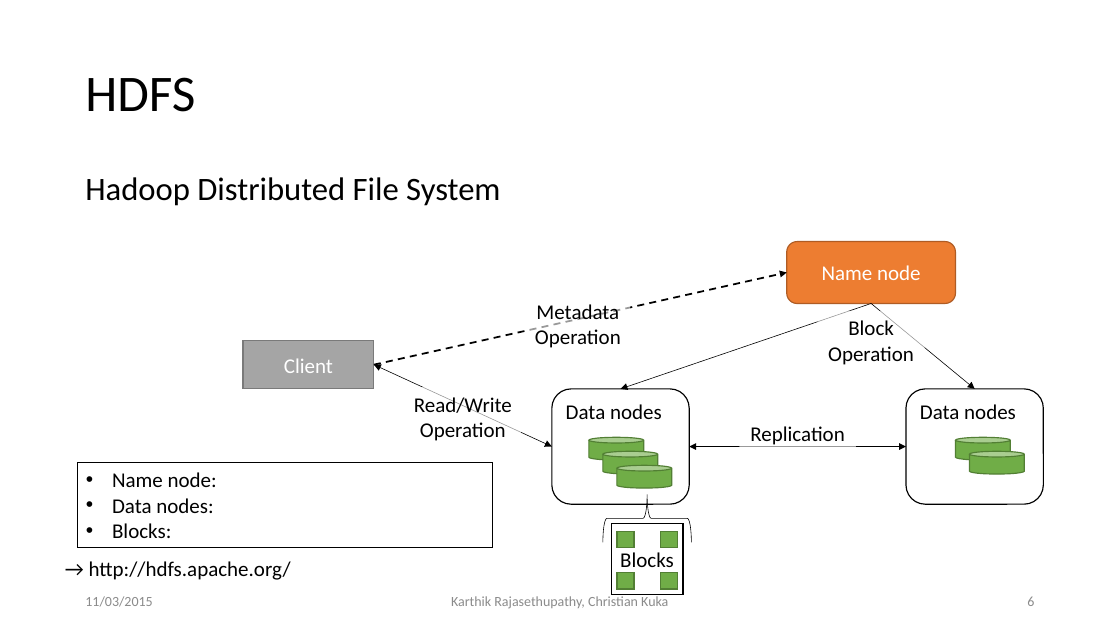
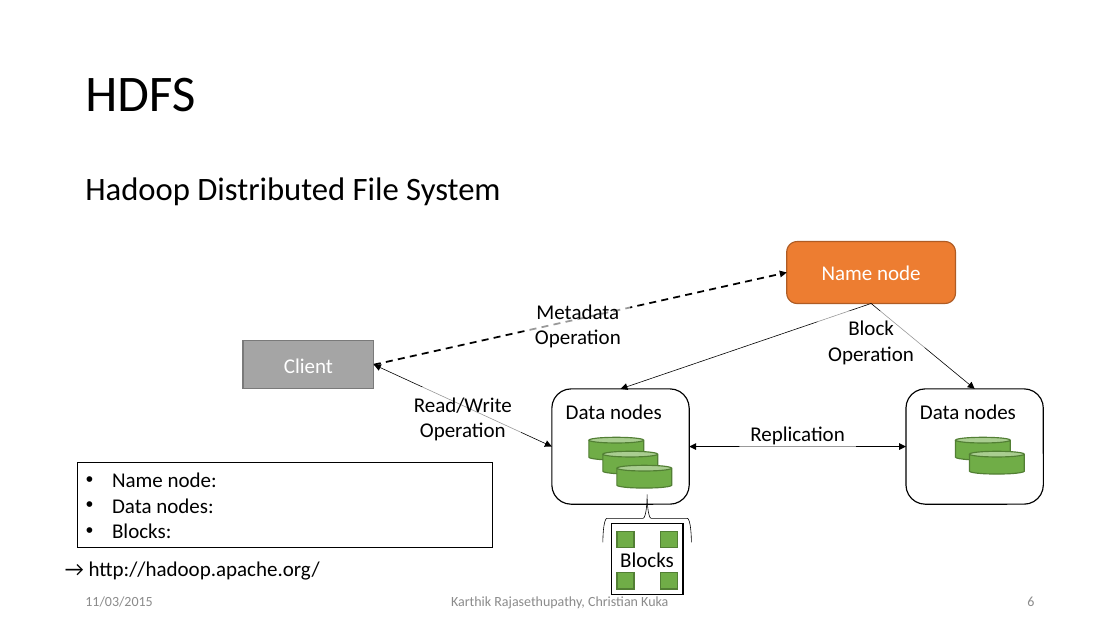
Before and after one commit to ckuka/SHDS, a slide deck: slide 6 of slides/ShanghaiDataScience_Master.pptx. Drawn at 1120x630 pixels with LibreOffice and Linux fonts; fonts in the diff are those of the drawing. Boxes give left, top, right and bottom in pixels: in the first picture for what was removed or moved away, otherwise in the second. Text is boxed around its words. In the diff, an @@ line names an element or a change of style, - is before the commit and + after.

```diff
--- a/slides/ShanghaiDataScience_Master.pptx
+++ b/slides/ShanghaiDataScience_Master.pptx
@@ text at <box>89,561,320,580</box>: text changed @@
-→ http://hdfs.apache.org/
+→ http://hadoop.apache.org/
```
Also in this commit, not shown: 8 other slides changed, 3 slides added, 4 other files.
